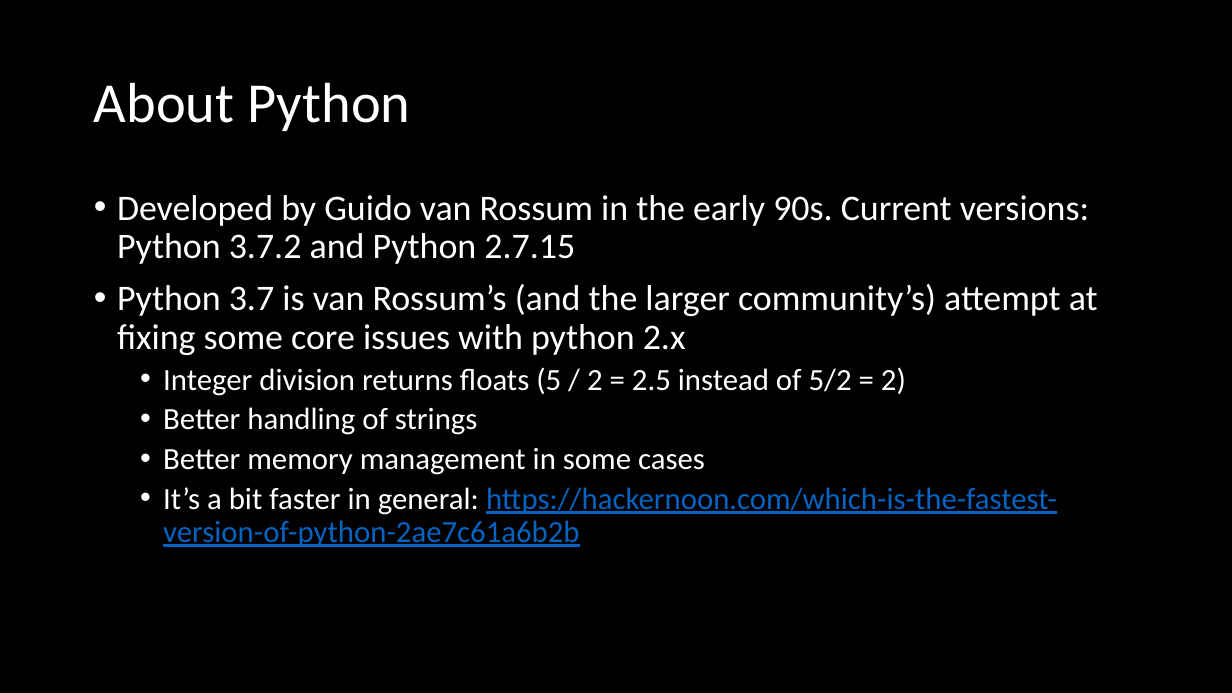
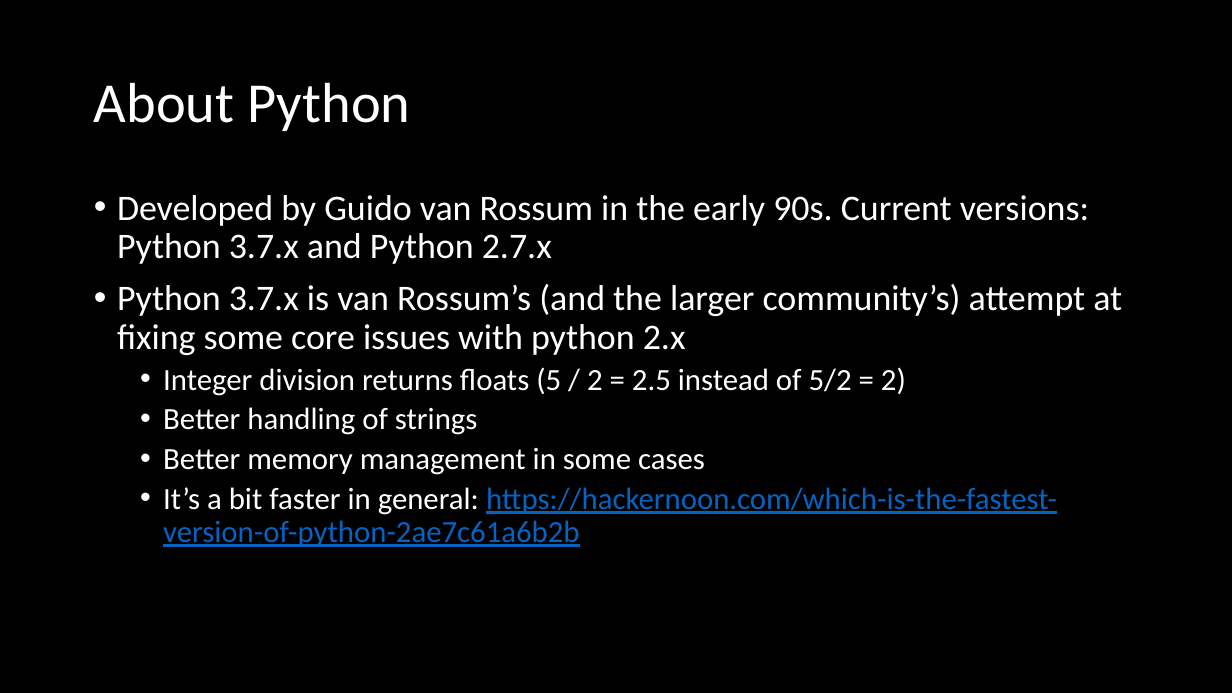
Before and after one commit to mike-babb/intro_to_python, a slide deck: slide 4 of Introduction to Python.pptx. Drawn at 1232x693 pixels with LibreOffice and Linux fonts; fonts in the diff are those of the drawing. Boxes give left, top, right and bottom in pixels: in the first picture for what was removed or moved away, otherwise in the second. Text is boxed around its words. In the diff, an @@ line names an element or a change of style, - is before the commit and + after.

```diff
--- a/Introduction to Python.pptx
+++ b/Introduction to Python.pptx
@@ text at <box>117,195,1122,355</box>: text changed @@
-• Developed by Guido van Rossum in the early 90s. Current versions: Python 3.7.2 and Python 2.7.15
-• Python 3.7 is van Rossum’s (and the larger community’s) attempt at fixing some core issues with python 2.x
+• Developed by Guido van Rossum in the early 90s. Current versions: Python 3.7.x and Python 2.7.x
+• Python 3.7.x is van Rossum’s (and the larger community’s) attempt at fixing some core issues with python 2.x
```
Also in this commit, not shown: 1 other slide changed, 14 other files.
